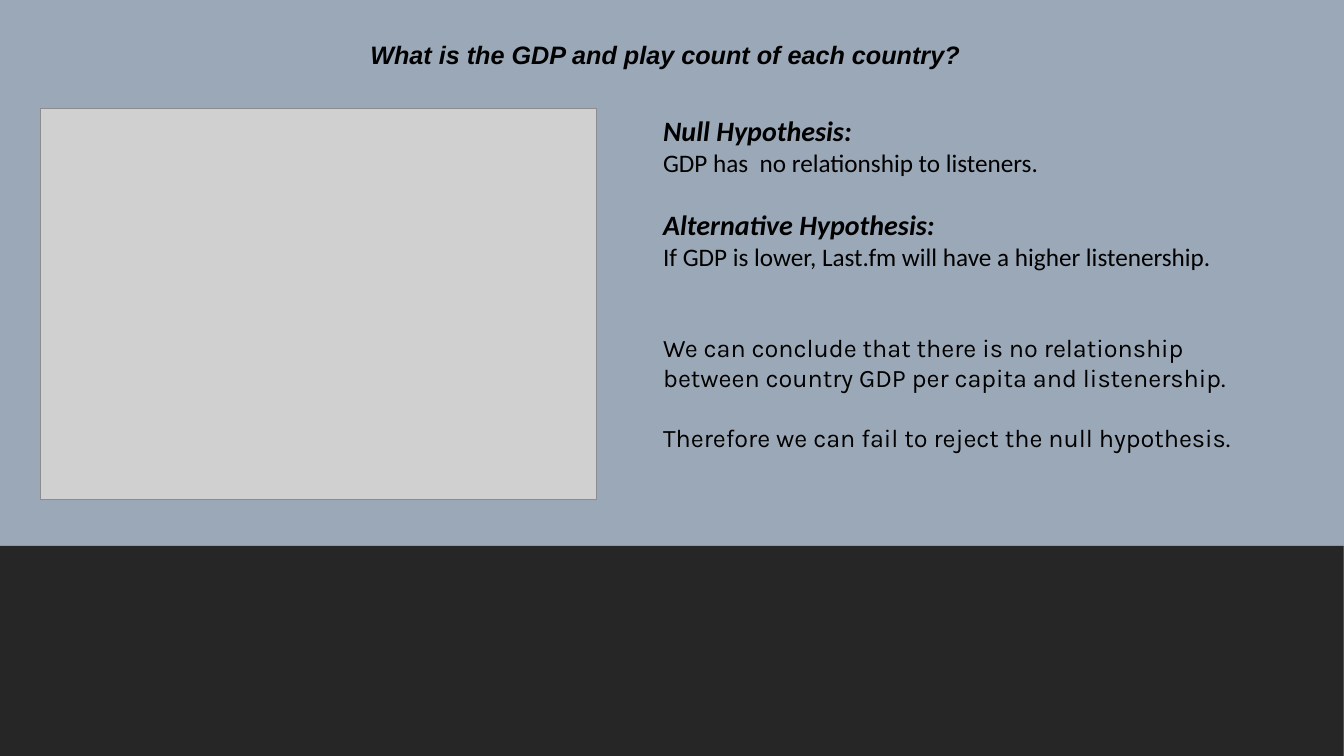
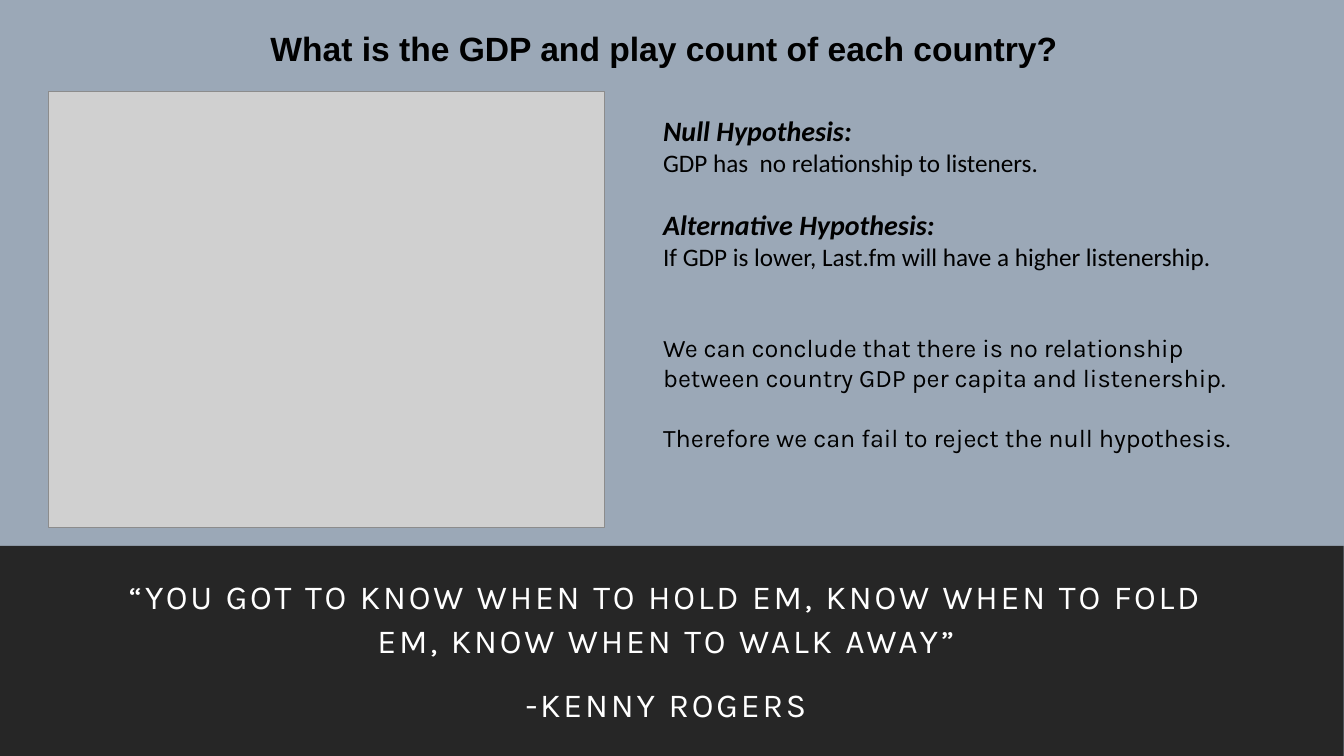
Before and after one commit to kidik425/07-Project_1, a slide deck: slide 12 of The Eff {Strings} Project 1 Presentation.pptx (slide 11 before the commit). Drawn at 1344x756 pixels with LibreOffice and Linux fonts; fonts in the diff are those of the drawing; grey boxes stand for pictures. Boxes give left, top, right and bottom in pixels: in the first picture for what was removed or moved away, otherwise in the second. Text is boxed around its words. In the diff, an @@ line names an element or a change of style, - is before the commit and + after.

```diff
--- a/The Eff {Strings} Project 1 Presentation.pptx
+++ b/The Eff {Strings} Project 1 Presentation.pptx
@@ text "What is the GDP and ...": place and size @@
-text "What is the GDP and ..." at box(370, 45, 960, 70)
+text "What is the GDP and ..." at box(270, 36, 1057, 68)
@@ text "What is the GDP and ..." at box(270, 36, 1057, 68): size 18 to 24 pt, italic off @@
@@ picture: place and size @@
-picture at box(40, 109, 596, 500)
+picture at box(49, 92, 605, 527)
@@ subtitle added at box(129, 587, 1200, 718), 24 pt, text #FFFFFF @@
+“YOU GOT TO KNOW WHEN TO HOLD EM, KNOW WHEN TO FOLD EM, KNOW WHEN TO WALK AWAY”
+-KENNY ROGERS
```
Also in this commit, not shown: 12 other slides changed, 2 slides added, 2 other files.
